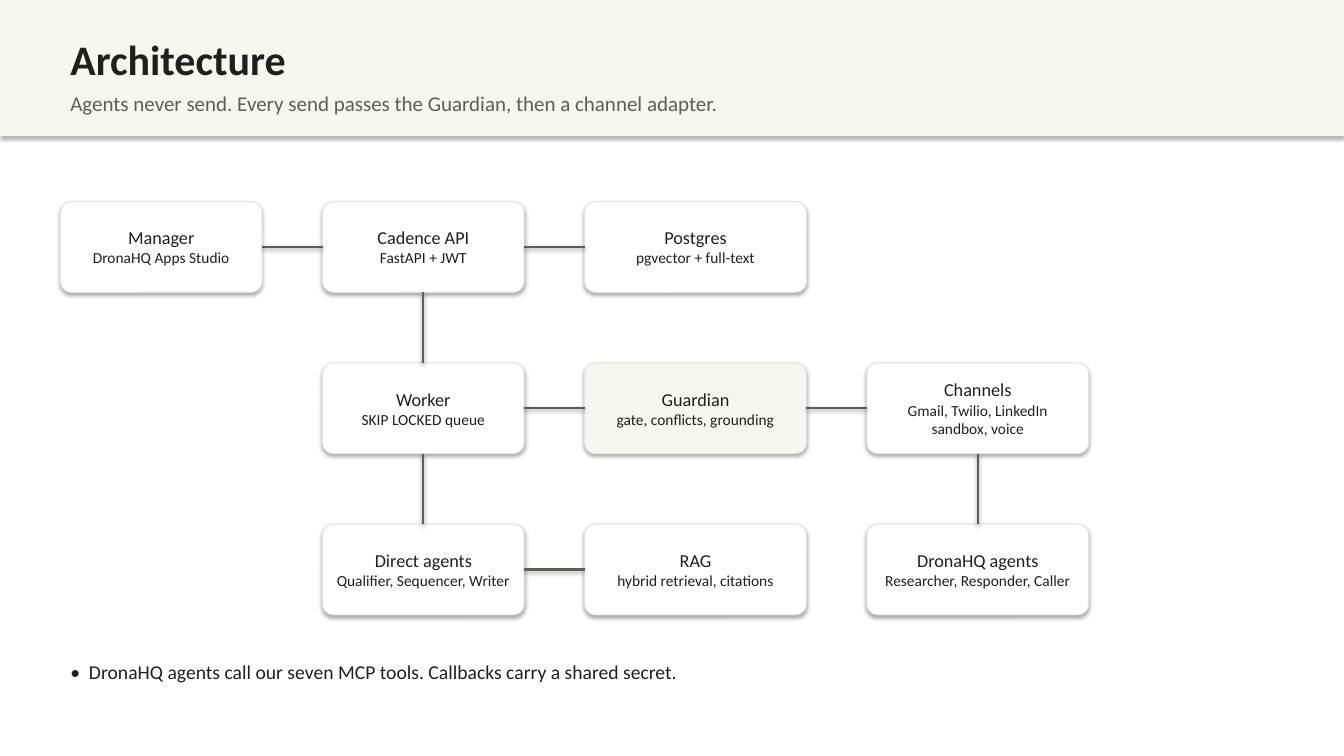
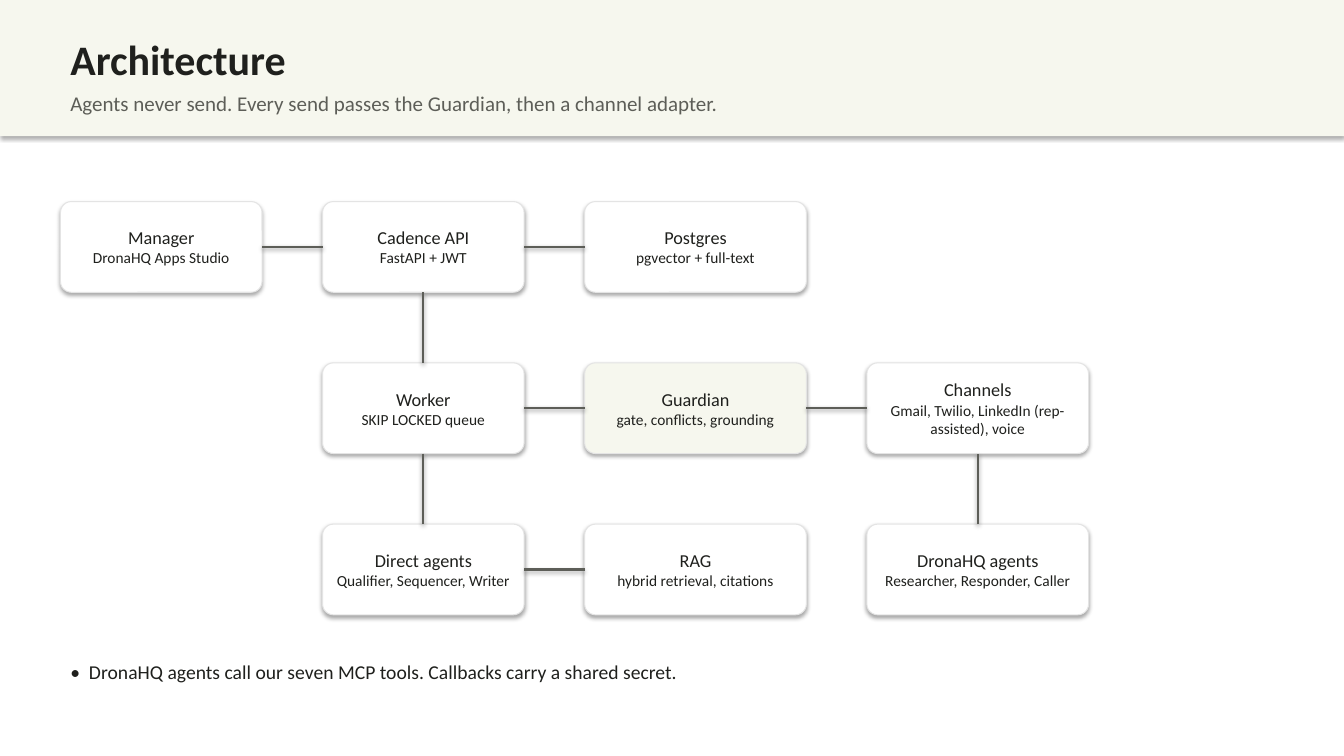
Before and after one commit to kiranG18/Buildathon-2026, a slide deck: slide 4 of docs/deck/Cadence.pptx. Drawn at 1344x756 pixels with LibreOffice and Linux fonts; fonts in the diff are those of the drawing. Boxes give left, top, right and bottom in pixels: in the first picture for what was removed or moved away, otherwise in the second. Text is boxed around its words. In the diff, an @@ line names an element or a change of style, - is before the commit and + after.

```diff
--- a/docs/deck/Cadence.pptx
+++ b/docs/deck/Cadence.pptx
@@ text in rounded rectangle at box(891, 405, 1064, 436): text changed @@
-Gmail, Twilio, LinkedIn sandbox, voice
+Gmail, Twilio, LinkedIn (rep-assisted), voice
```
Also in this commit, not shown: 1 other slide changed, 13 other files.
